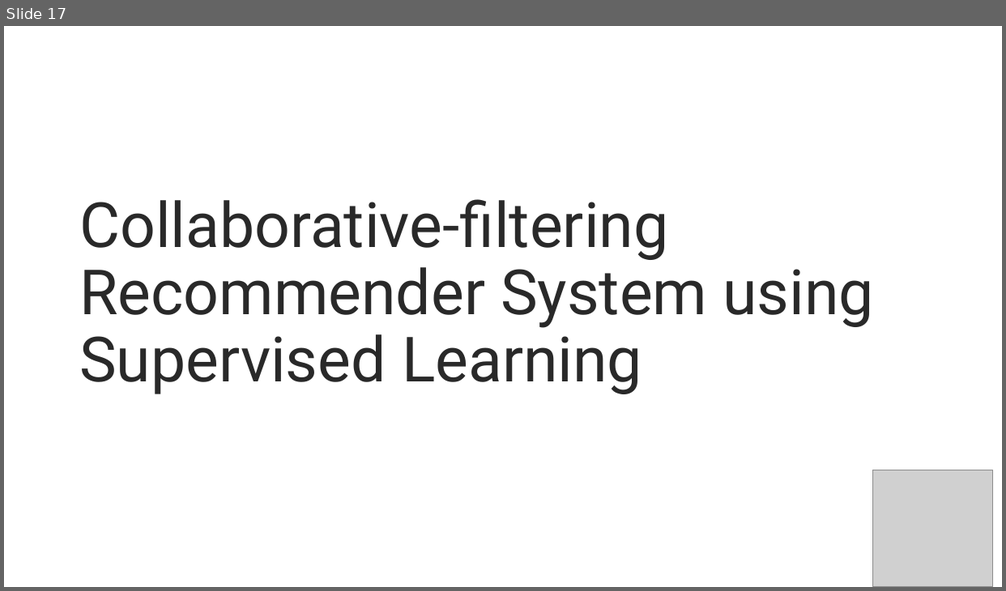
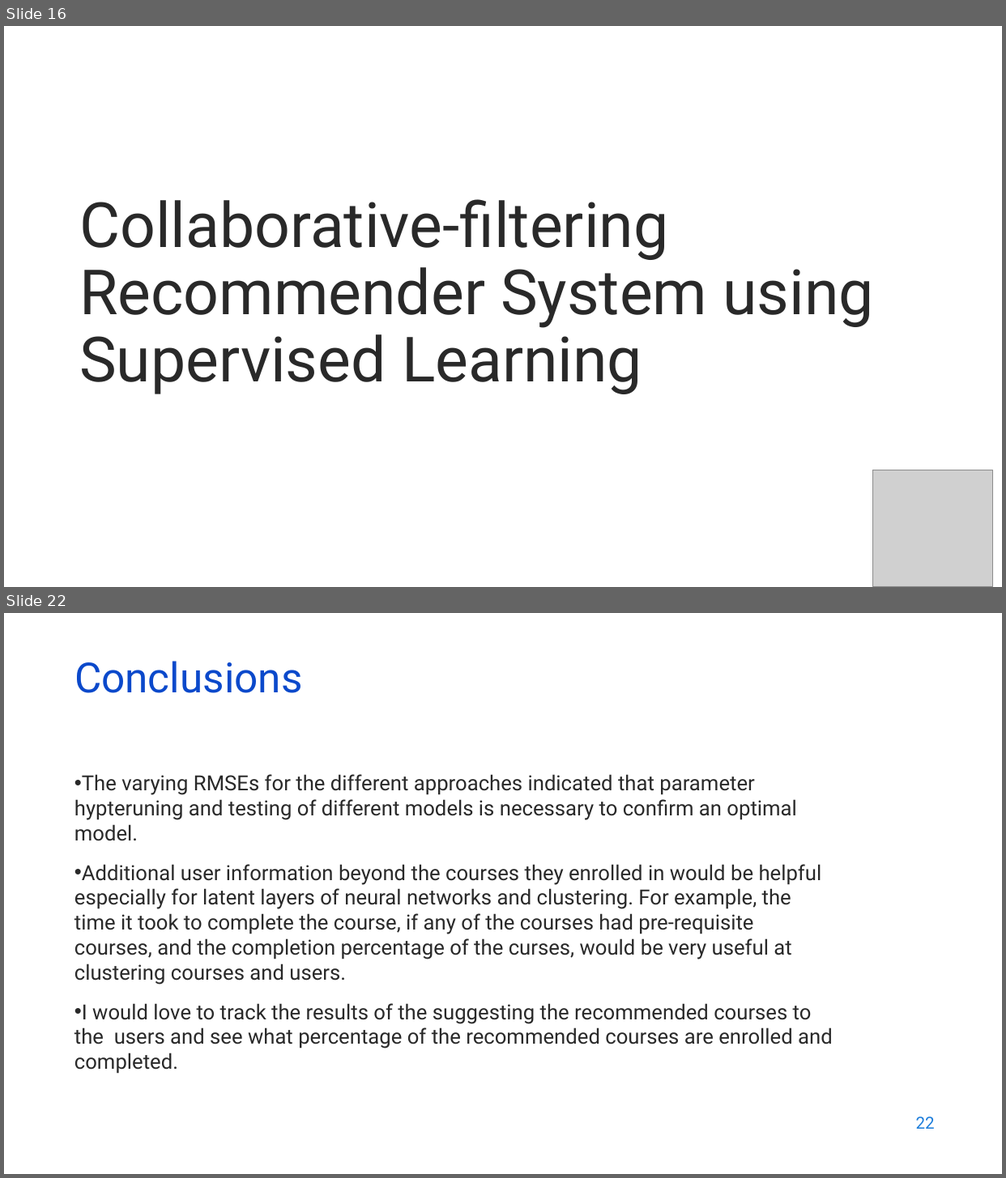
Before and after one commit to kymayodeji/ibm_ml_course, a slide deck: course6_Capstone/ml-capstone-template-coursera.pptx. Shown one above the other, each under a label of ours: slide 17 before the commit, slides 16 and 22 after it; the slides between them are not shown. The pictures are 1006x591 and 1006x1178 pixels, drawn with LibreOffice and Linux fonts; fonts in the diff are those of the drawing; grey boxes stand for pictures; background and template pictures are left out. Boxes give left, top, right and bottom in pixels: in the first picture for what was removed or moved away, otherwise in the second. Text is boxed around its words. In the diff, an @@ line names an element or a change of style, - is before the commit and + after.

Commit message:
updated course 6 labs and completed capstone ppt

```diff
--- a/course6_Capstone/ml-capstone-template-coursera.pptx
+++ b/course6_Capstone/ml-capstone-template-coursera.pptx
@@ slide 22 added at (x1=4, y1=613, x2=1002, y2=1174), background picture (left out) @@
@@ text added at (x1=74, y1=661, x2=302, y2=693), 40 pt, text #0B49CB @@
+Conclusions
@@ text added at (x1=74, y1=774, x2=833, y2=1074), 20 pt, text #292929 @@
+• The varying RMSEs for the different approaches indicated that parameter hypteruning and testing of different models is necessary to confirm an optimal model.
+• Additional user information beyond the courses they enrolled in would be helpful especially for latent layers of neural networks and clustering. For example, the time it took to complete the course, if any of the courses had pre-requisite courses, and the completion percentage of the curses, would be very useful at clustering courses and users.
+• I would love to track the results of the suggesting the recommended courses to the users and see what percentage of the recommended courses are enrolled and completed.
@@ page number added at (x1=916, y1=1117, x2=935, y2=1129), 16 pt, text #1C7DDB @@
+22
@@ what was slide 17 is now slide 16 @@
```
Also in this commit, not shown: 6 slides changed, 6 other slides added, 8 slides removed, 9 other files.
